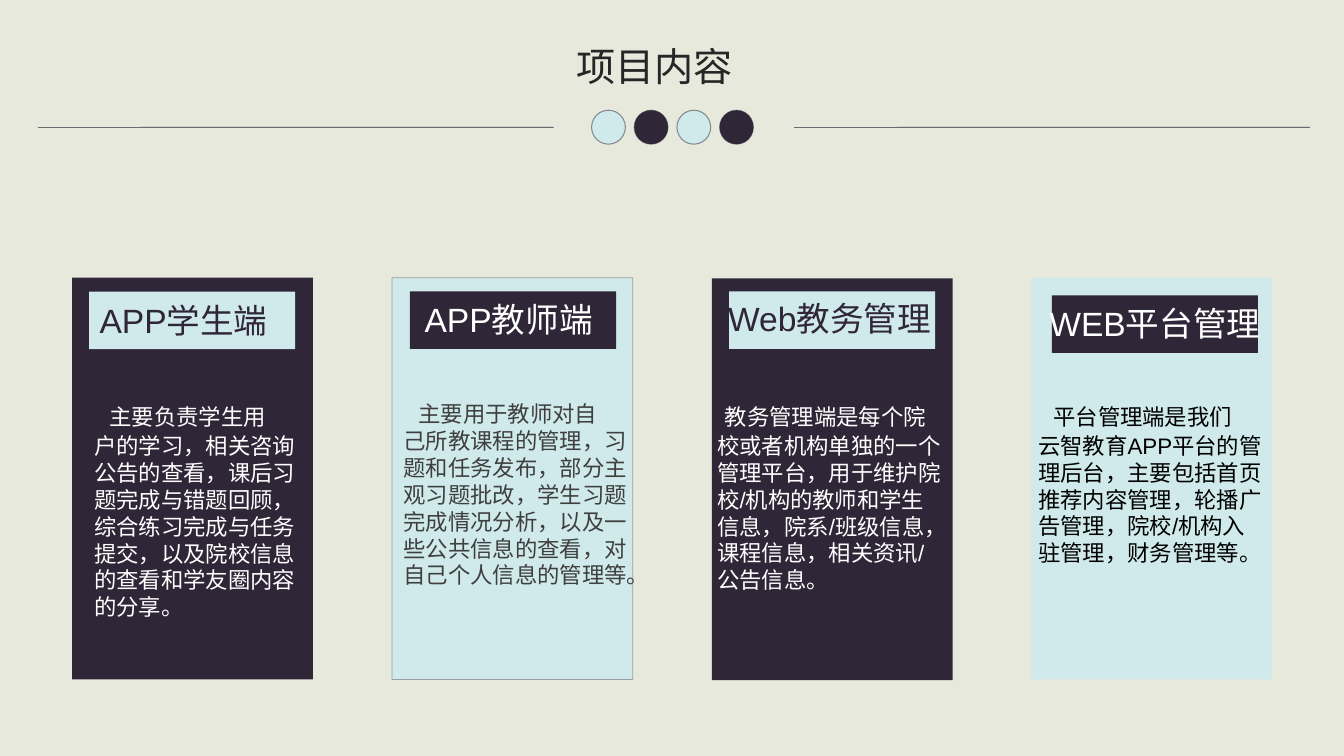
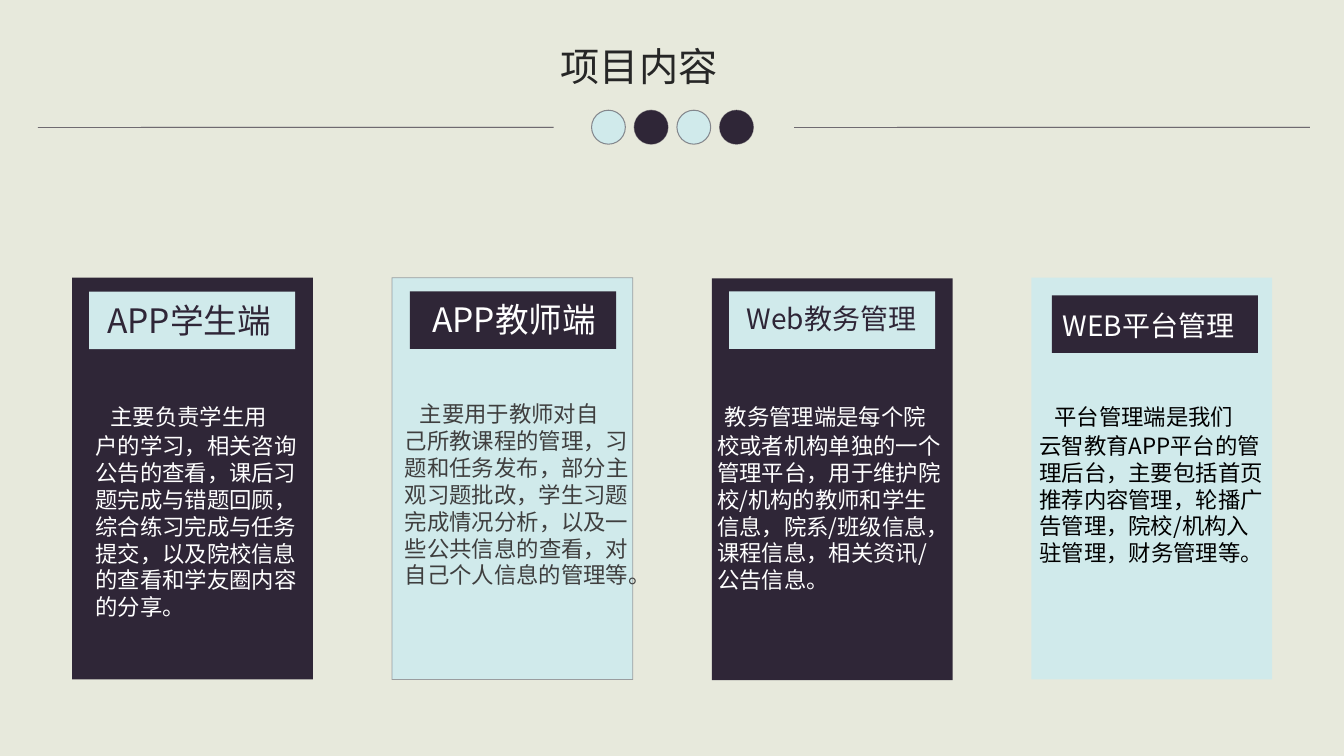
Before and after one commit to starxgit/YZEducation, a slide deck: slide 8 of ready/云智教育APP的设计与实现开题报告.ppt. Drawn at 1344x756 pixels with LibreOffice and Linux fonts; fonts in the diff are those of the drawing. Boxes give left, top, right and bottom in pixels: in the first picture for what was removed or moved away, otherwise in the second. Text is boxed around its words. In the diff, an @@ line names an element or a change of style, - is before the commit and + after.

```diff
--- a/ready/云智教育APP的设计与实现开题报告.ppt
+++ b/ready/云智教育APP的设计与实现开题报告.ppt
@@ font Arial to Noto Sans CJK SC in 7 elements at [717, 406, 949, 590], [405, 403, 650, 589], [1039, 406, 1262, 564], [95, 406, 296, 617], [107, 304, 271, 336], [432, 303, 596, 335], [561, 48, 718, 85] @@
@@ text "项目内容": place and size @@
-text "项目内容" at [576, 48, 733, 85]
+text "项目内容" at [561, 48, 718, 85]
@@ text "APP学生端": place and size @@
-text "APP学生端" at [100, 306, 268, 336]
+text "APP学生端" at [107, 304, 271, 336]
@@ text "APP教师端": place and size @@
-text "APP教师端" at [425, 306, 593, 335]
+text "APP教师端" at [432, 303, 596, 335]
@@ text "Web教务管理": place and size @@
-text "Web教务管理" at [728, 304, 931, 338]
+text "Web教务管理" at [747, 305, 917, 332]
@@ text "Web教务管理" at [747, 305, 917, 332]: size 24 to 20 pt, font Arial to Noto Sans CJK SC @@
@@ text "WEB平台管理" at [1063, 312, 1235, 339]: size 24 to 20 pt, font Arial to Noto Sans CJK SC @@
@@ text "WEB平台管理": place and size @@
-text "WEB平台管理" at [1049, 310, 1260, 344]
+text "WEB平台管理" at [1063, 312, 1235, 339]
```
Also in this commit, not shown: 15 other slides changed, 1 other file.
